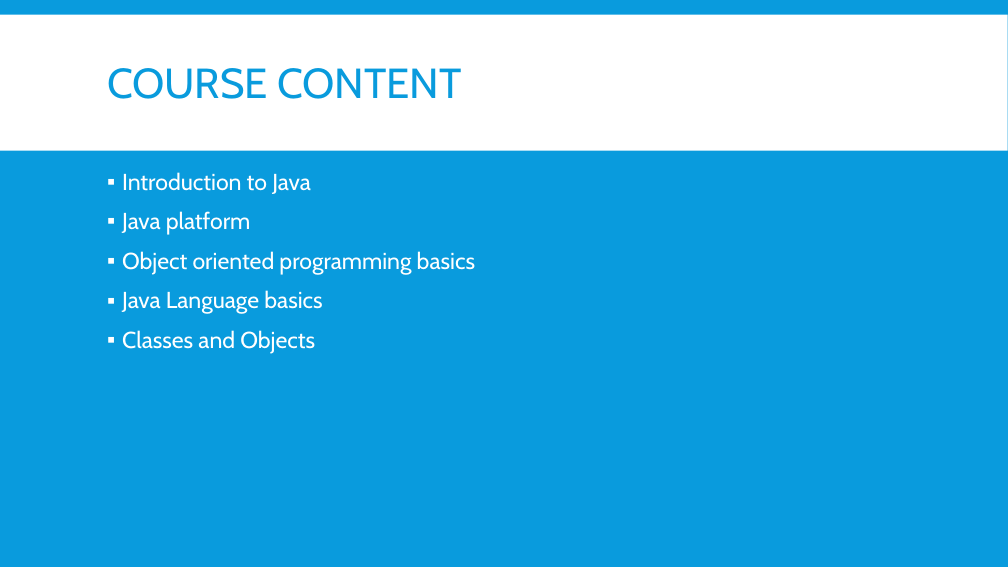
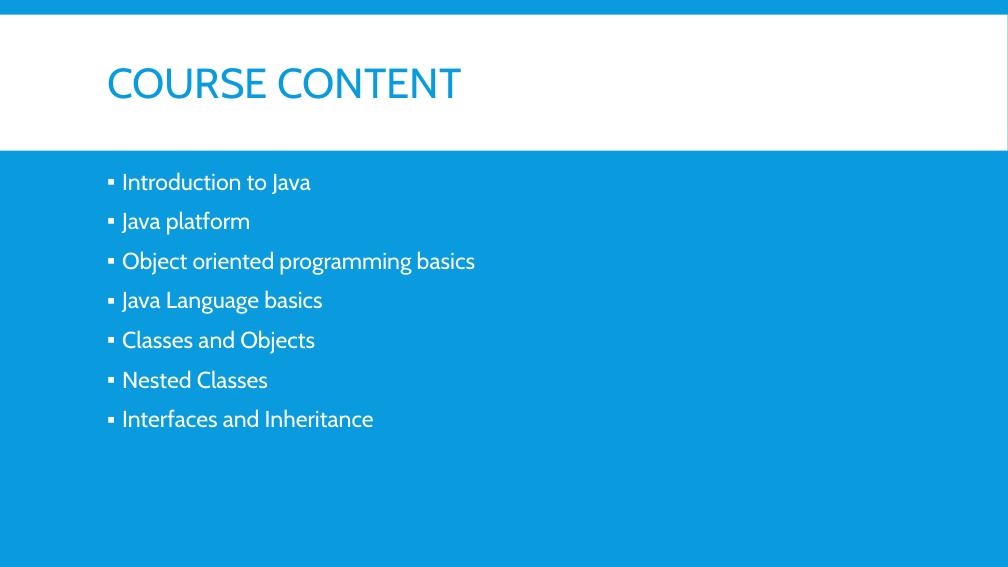
Before and after one commit to nmsgit1234/TechnicalDocs, a slide deck: slide 2 of training/core_java/core_java.pptx. Drawn at 1008x567 pixels with LibreOffice and Linux fonts; fonts in the diff are those of the drawing. Boxes give left, top, right and bottom in pixels: in the first picture for what was removed or moved away, otherwise in the second. Text is boxed around its words. In the diff, an @@ line names an element or a change of style, - is before the commit and + after.

Commit message:
updated for interfaces

```diff
--- a/training/core_java/core_java.pptx
+++ b/training/core_java/core_java.pptx
@@ text at (122,370,374,428): paragraphs added @@
+▪ Nested Classes
+▪ Interfaces and Inheritance
```
Also in this commit, not shown: 1 other slide changed, 17 slides added, 9 other files.
